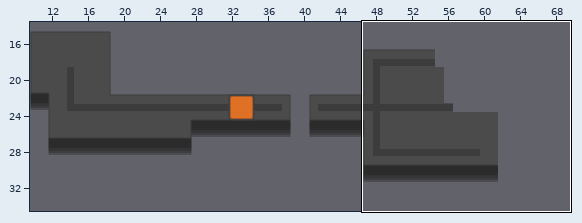
Tiled map: assets/maps/fuori1.tmx. The picture above shows the old version from afar; the outline marks the close-up.
Close-up. The starting point:
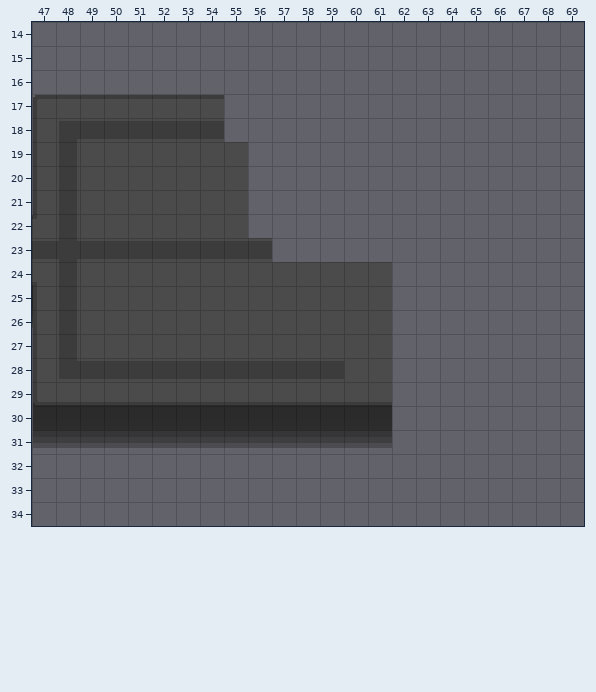
Cells are 16x16 px. Shown: x 47..69, y 14..34.
New version:
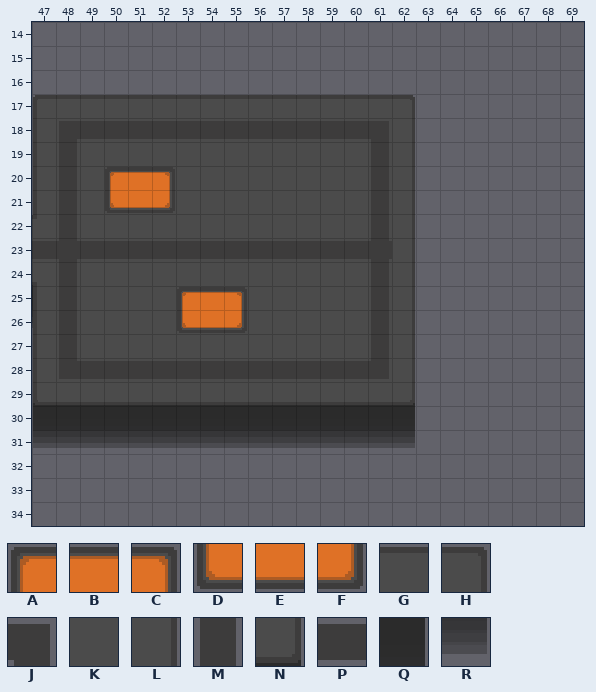
Key: from "lava": A 0, B 1, C 2, D 60, E 61, F 62; from "pietra": G 1, H 2, J 6, K 9, L 10, M 12, N 18, P 21, Q 26, R 34.
_ is an empty cell.
See-through tiles are keyed as they look on the map.
The exact change:
Layer "layer1/pavimento":
The author put tile K in row 23 at x 61.
Layer "layer1/pavimento2":
The author put tile K in row 18 at x 55 to 61; in rows 19 to 22 at x 56 to 61; in row 23 at x 57 to 60.
The author put tile P in row 23 at x 61.
Layer "layer1/pavimento3":
The author put tile A in row 20 at x 50; in row 25 at x 53.
The author put tile B in row 20 at x 51; in row 25 at x 54.
The author put tile C in row 20 at x 52; in row 25 at x 55.
The author put tile D in row 21 at x 50; in row 26 at x 53.
The author put tile E in row 21 at x 51; in row 26 at x 54.
The author put tile F in row 21 at x 52; in row 26 at x 55.
The author put tile G in row 17 at x 55 to 61.
The author put tile H in row 17 at x 62.
The author put tile J in row 18 at x 61.
The author put tile L in rows 18 to 28 at x 62.
The author put tile M in rows 19 to 23 at x 61.
The author put tile N in row 29 at x 62.
The author put tile P in row 18 at x 55 to 60; in row 23 at x 57 to 60.
The author put tile Q in row 30 at x 62.
The author put tile R in row 31 at x 62.
Pixel boxes of the changes (left, top, right, bottom) in both close-ups:
added: (177, 95, 415, 448)
added: (105, 167, 175, 213)
